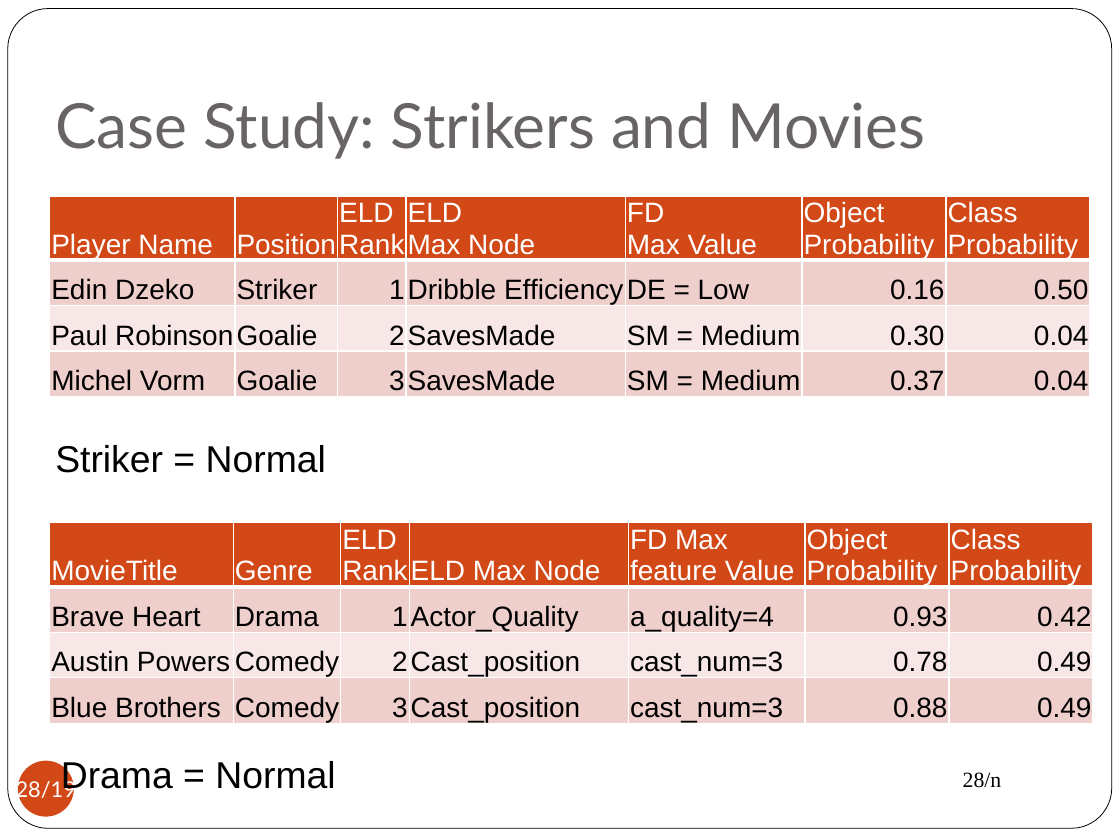
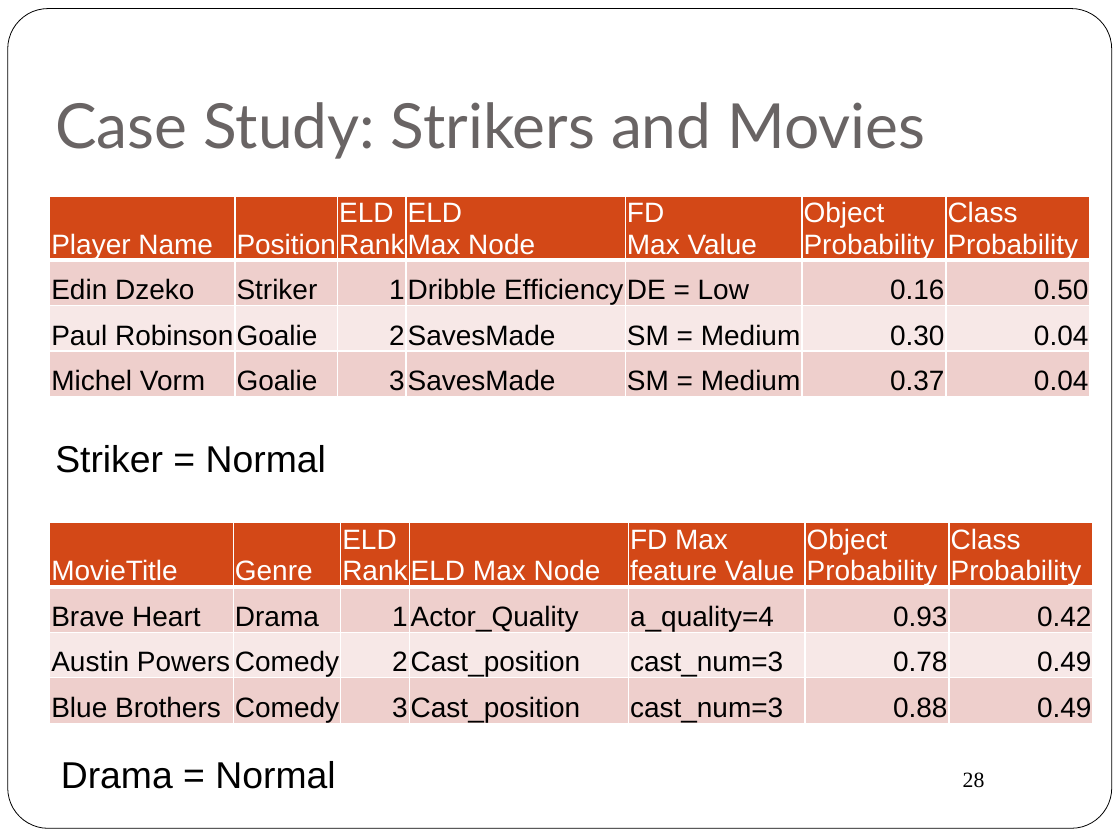
Before and after one commit to oschulte/srl-tutorial-slides, a slide deck: slide 28 of ch6-anomaly.pptx. Drawn at 1120x840 pixels with LibreOffice and Linux fonts; fonts in the diff are those of the drawing. Boxes give left, top, right and bottom in pixels: in the first picture for what was removed or moved away, otherwise in the second. Text is boxed around its words. In the diff, an @@ line names an element or a change of style, - is before the commit and + after.

```diff
--- a/ch6-anomaly.pptx
+++ b/ch6-anomaly.pptx
@@ page number removed at box(18, 760, 74, 816) @@
-28/19
@@ page number at box(963, 772, 985, 788): text changed @@
-28/n
+28
```
Also in this commit, not shown: 19 other slides changed, 3 slides added, 2 slides removed.
